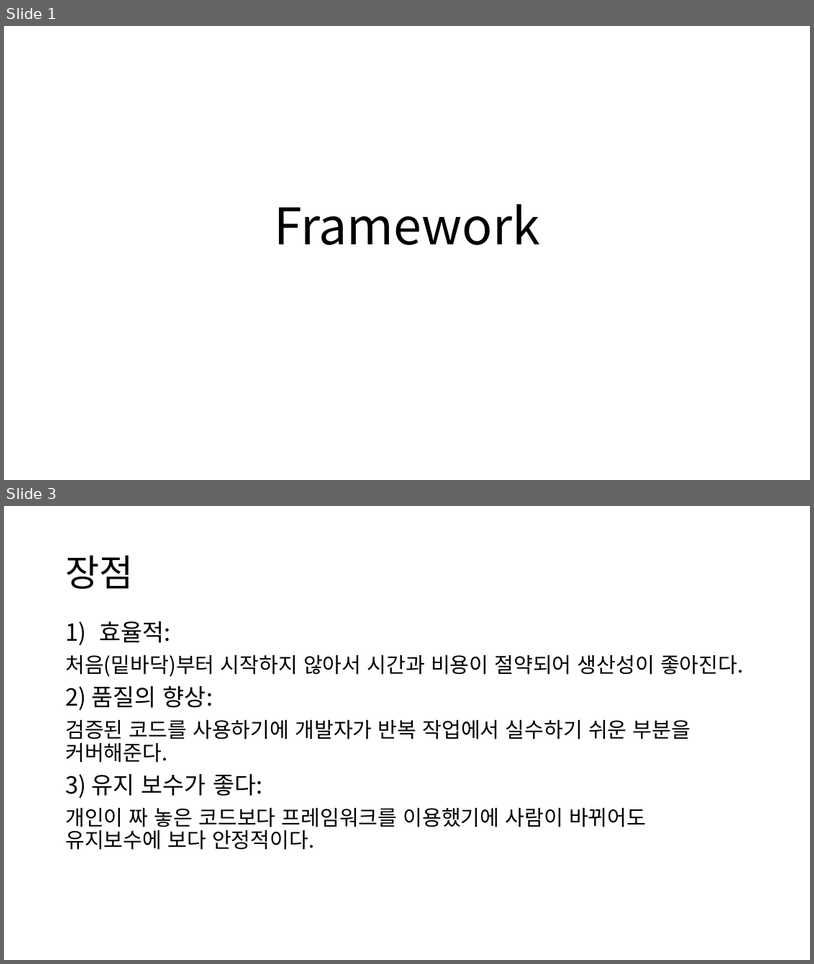
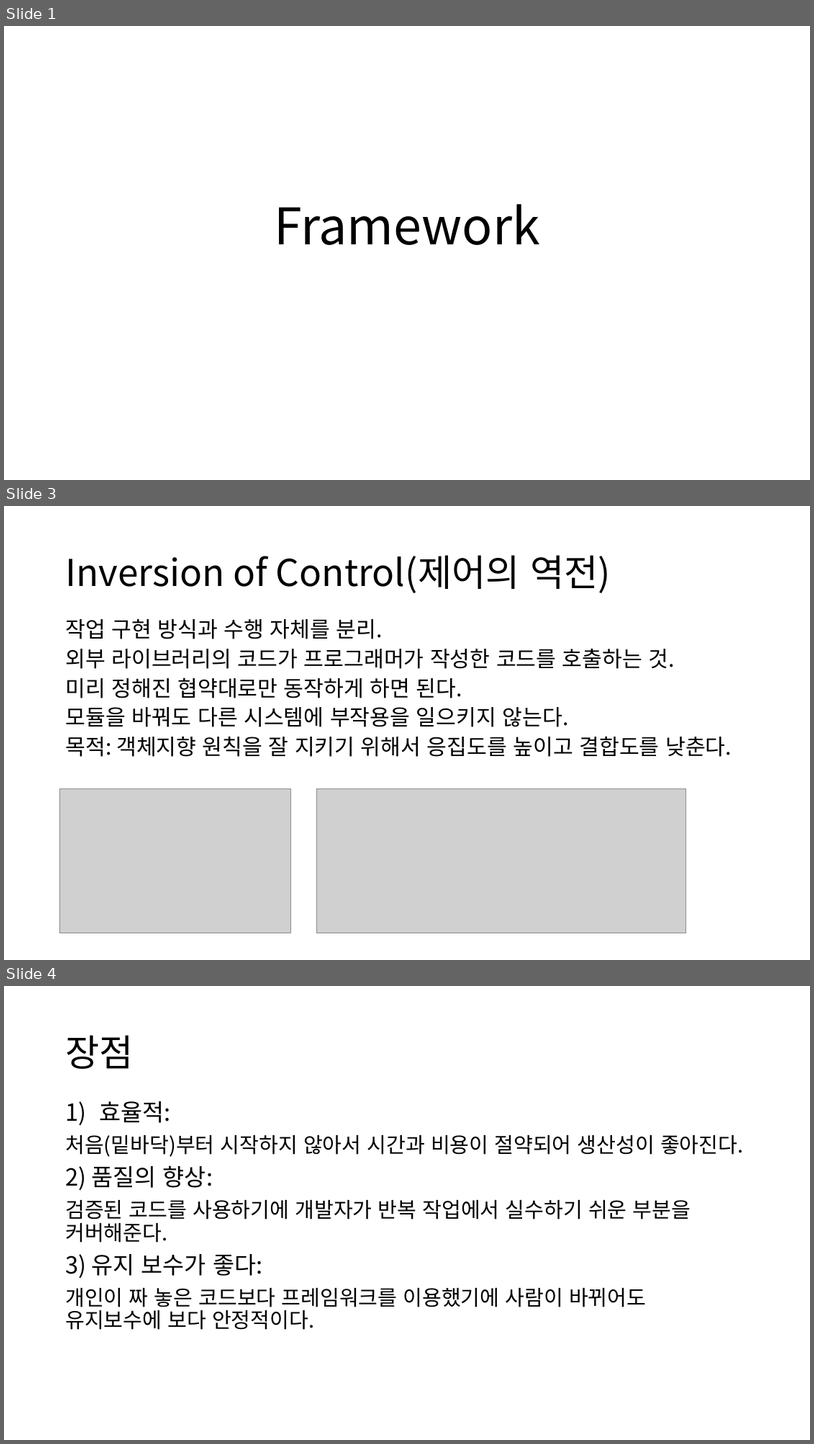
Before and after one commit to nulzi/DesignPattern, a slide deck: Framework.pptx. Shown one above the other, each under a label of ours: slides 1 and 3 before the commit, slides 1, 3 and 4 after it; the slides between them are not shown. The pictures are 814x964 and 814x1444 pixels, drawn with LibreOffice and Linux fonts; fonts in the diff are those of the drawing; grey boxes stand for pictures. Boxes give left, top, right and bottom in pixels: in the first picture for what was removed or moved away, otherwise in the second. Text is boxed around its words. In the diff, an @@ line names an element or a change of style, - is before the commit and + after.

Commit message:
[U] ppt에 IoC에 대한 설명 추가. 싱글톤 코드에 IoC 코드 예제 추가
#별도 필요사항 노트북 vscode에서도 ipynb 파일 돌아가게 환경 설정 필요

```diff
--- a/Framework.pptx
+++ b/Framework.pptx
@@ slide 3 added at [4, 506, 810, 960], background #FFFFFF @@
@@ title added at [65, 555, 611, 593], 44 pt, text #000000 @@
+Inversion of Control(제어의 역전)
@@ text added at [65, 619, 732, 757], 25.9 pt, text #000000 @@
+작업 구현 방식과 수행 자체를 분리.
+외부 라이브러리의 코드가 프로그래머가 작성한 코드를 호출하는 것.
+미리 정해진 협약대로만 동작하게 하면 된다.
+모듈을 바꿔도 다른 시스템에 부작용을 일으키지 않는다.
+목적: 객체지향 원칙을 잘 지키기 위해서 응집도를 높이고 결합도를 낮춘다.
@@ picture added at [59, 788, 291, 932] @@
@@ picture added at [317, 788, 687, 932] @@
@@ what was slide 3 is now slide 4 @@
```
Also in this commit, not shown: 1 slide changed, 1 other file.
